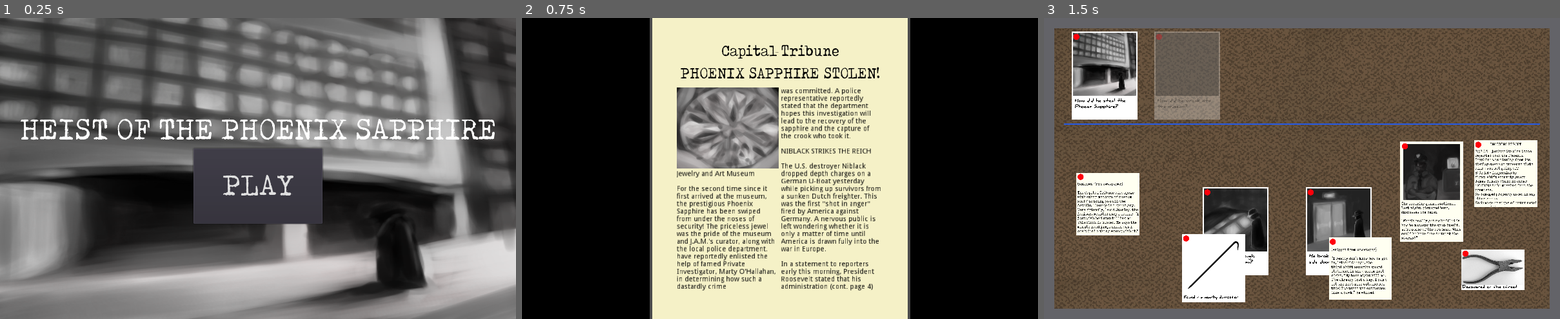
Above: before the commit, frames 1-3 (left to right).
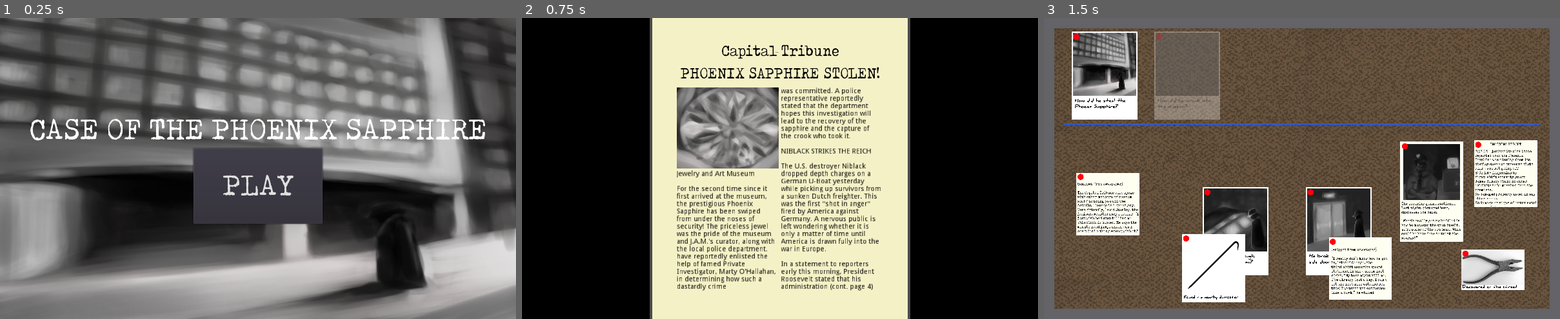
Above: after the commit, the same moments.

Repository: IanWark/VGADGameJamWinter2019
Game: Godot game, scene res://scenes/MainMenu.tscn
Same seed, same stepped clock (60 frames per second), same inputs: the game is played once before the commit and once after it. Sound files missing from this copy of the repository are replaced by a short silence.
Inputs (mouse positions are in pixels of both pictures, inside the frame that each line leads up to):
- Up to frame 1 (0.25 s): no input
- Up to frame 2 (0.75 s): click "PLAY" at 0.5 s
- Up to frame 3 (1.5 s): tap Enter at 1.25 s; move the mouse to (1415, 153) at 1.27 s; press the mouse at (1415, 153) at 1.28 s

The runs differ from the first frame. In frame 1, 2.7% of the frame differs, in the area x 4-96%, y 33-41%; in frame 2, nothing differs; in frame 3, nothing differs.

Commit message:
rename to Case of the Phoenix Sapphire

Diff:
--- a/project.godot
+++ b/project.godot
@@ -10,7 +10,7 @@
 
 [application]
 
-config/name="Heist of the Phoenix Sapphire"
+config/name="Case of the Phoenix Sapphire"
 run/main_scene="res://scenes/MainMenu.tscn"
 config/icon="res://art/icon.png"
 run/name="Heist of the Phoenix Sapphire"
--- a/scenes/MainMenu.tscn
+++ b/scenes/MainMenu.tscn
@@ -110,7 +110,7 @@
 size_flags_horizontal = 1
 size_flags_vertical = 4
 custom_fonts/font = SubResource( 1 )
-text = "HEIST OF THE PHOENIX SAPPHIRE"
+text = "CASE OF THE PHOENIX SAPPHIRE"
 align = 1
 valign = 1
 percent_visible = 1.0
